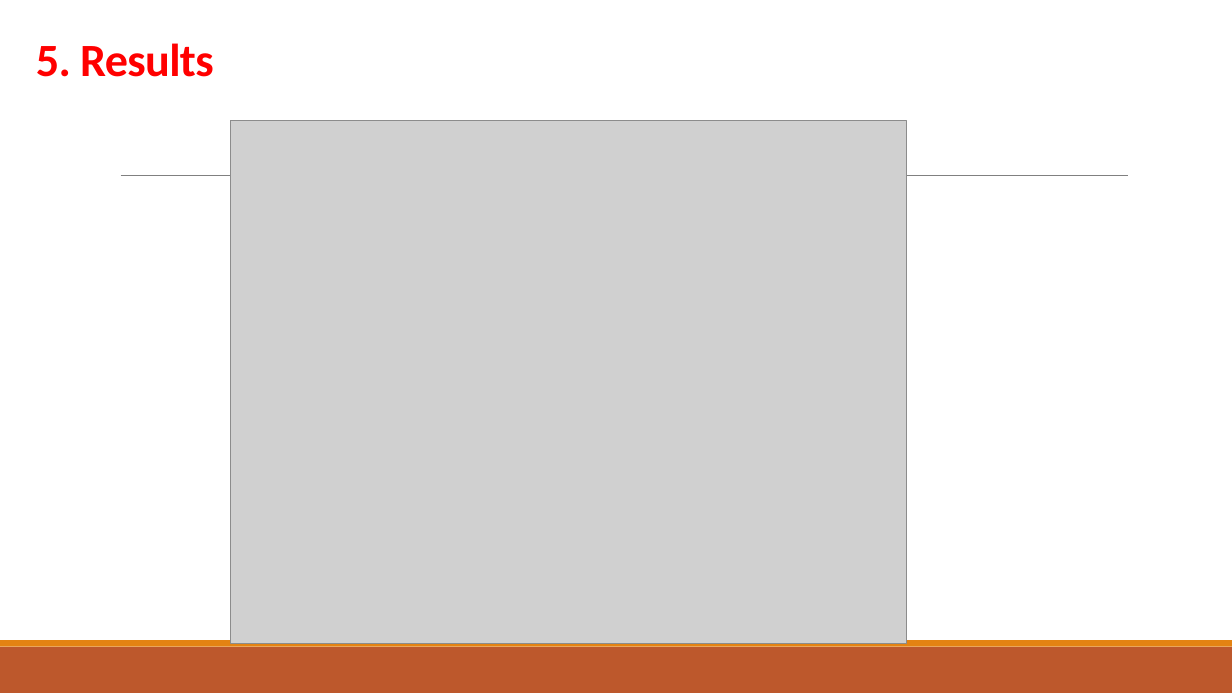
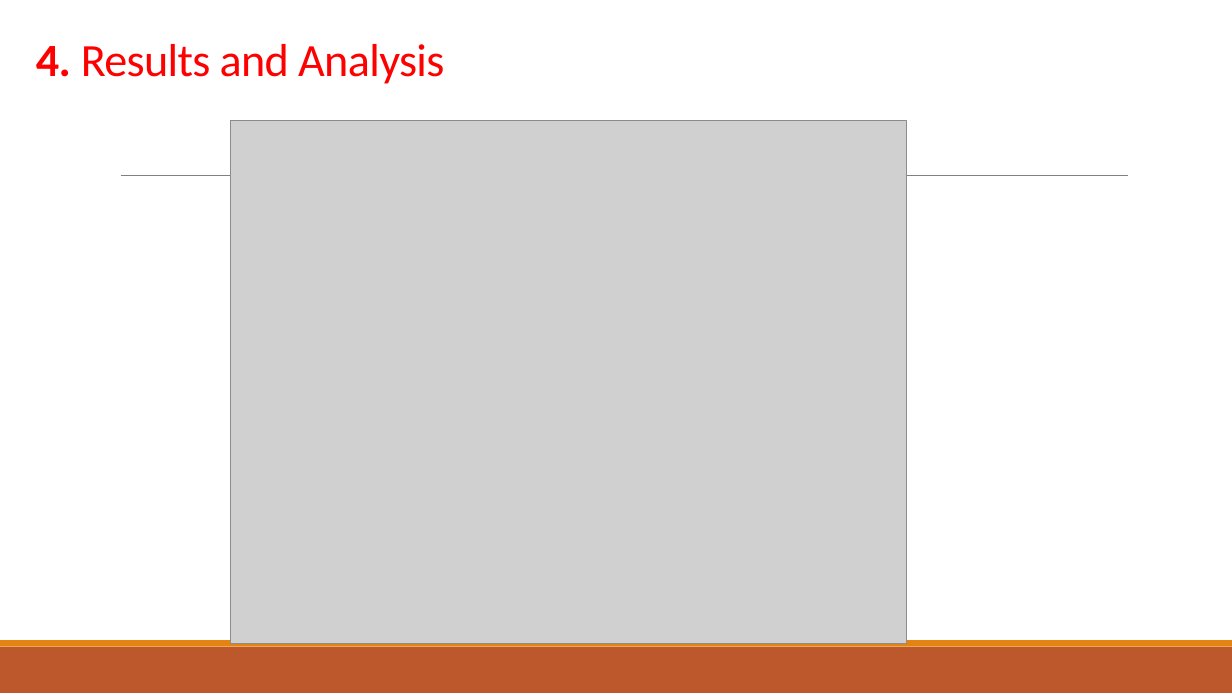
Before and after one commit to Thanoon12k/ROUTER-AQM-FIFO-CODEL-PIE-comparison, a slide deck: slide 22 of PIE.pptx (slide 26 before the commit). Drawn at 1232x693 pixels with LibreOffice and Linux fonts; fonts in the diff are those of the drawing; grey boxes stand for pictures. Boxes give left, top, right and bottom in pixels: in the first picture for what was removed or moved away, otherwise in the second. Text is boxed around its words. In the diff, an @@ line names an element or a change of style, - is before the commit and + after.

```diff
--- a/PIE.pptx
+++ b/PIE.pptx
@@ title at <box>36,44,444,84</box>: text changed; bold off @@
-5. Results
+4. Results and Analysis
```
Also in this commit, not shown: 13 other slides changed, 4 slides added, 6 slides removed, 16 other files.
